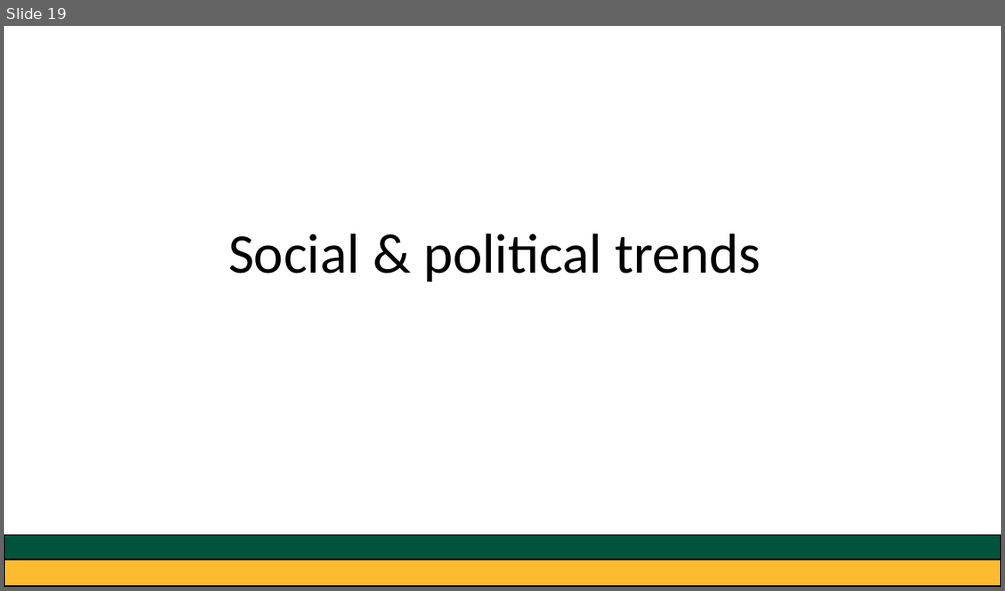
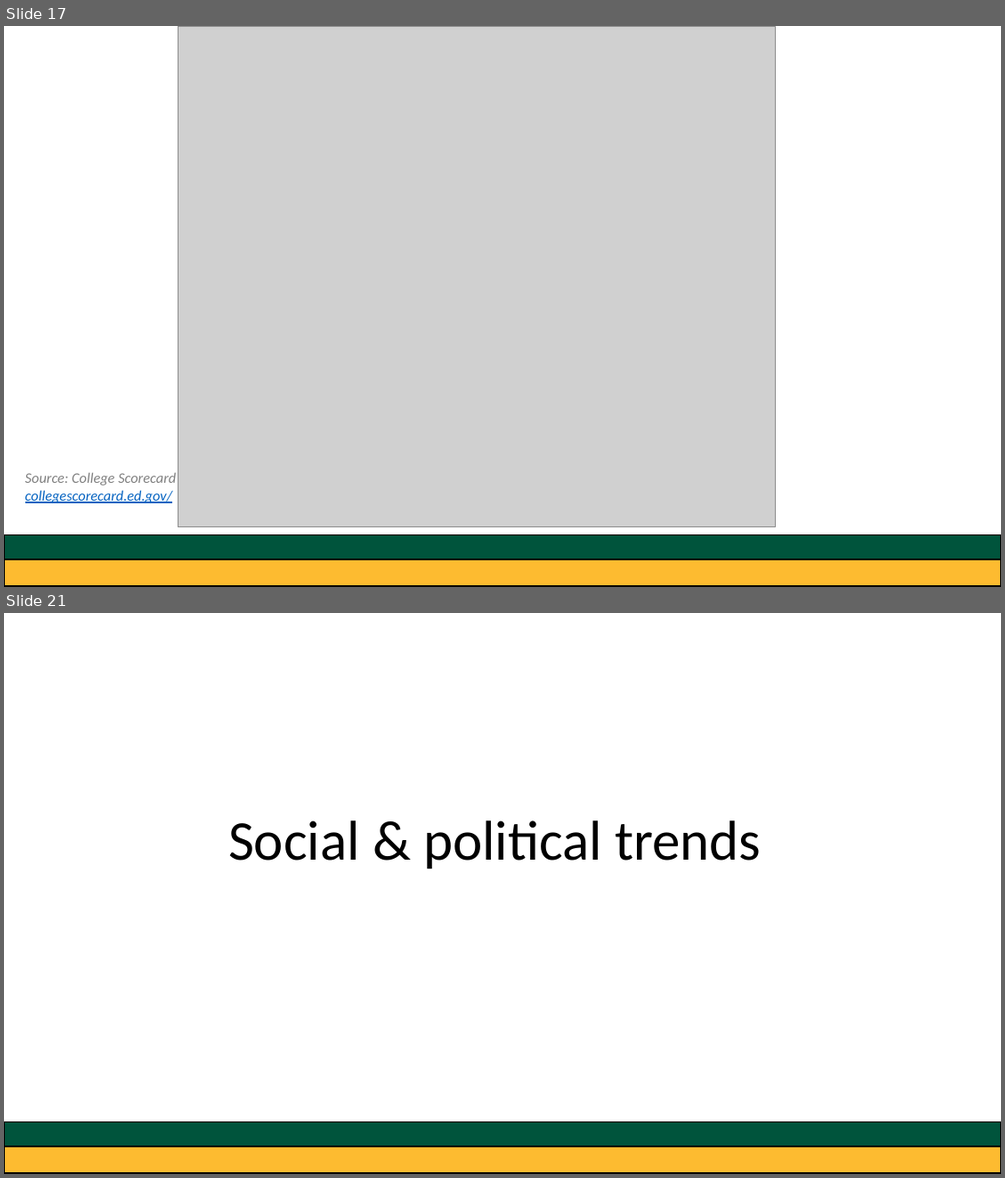
Before and after one commit to greg-dubrow/USF-talk-February-2020, a slide deck: usf_presentation_0220_gdubrow.pptx. Shown one above the other, each under a label of ours: slide 19 before the commit, slides 17 and 21 after it; the slides between them are not shown. The pictures are 1005x591 and 1005x1178 pixels, drawn with LibreOffice and Linux fonts; fonts in the diff are those of the drawing; grey boxes stand for pictures. Boxes give left, top, right and bottom in pixels: in the first picture for what was removed or moved away, otherwise in the second. Text is boxed around its words. In the diff, an @@ line names an element or a change of style, - is before the commit and + after.

```diff
--- a/usf_presentation_0220_gdubrow.pptx
+++ b/usf_presentation_0220_gdubrow.pptx
@@ slide 17 added at (4, 26, 1001, 587), background #FFFFFF @@
@@ picture added at (178, 26, 776, 527) @@
@@ text added at (25, 472, 176, 503), 14 pt, text #0563C1, italic, underline @@
+Source: College Scorecard
+collegescorecard.ed.gov/
@@ rectangle added at (4, 552, 1001, 586), fill #FDBB30, outline #000000 1 pt @@
@@ rectangle added at (4, 534, 1001, 559), fill #00543C, outline #000000 1 pt @@
@@ what was slide 19 is now slide 21 @@
```
Also in this commit, not shown: 7 slides changed, 5 other slides added, 2 slides removed, 7 other files.
